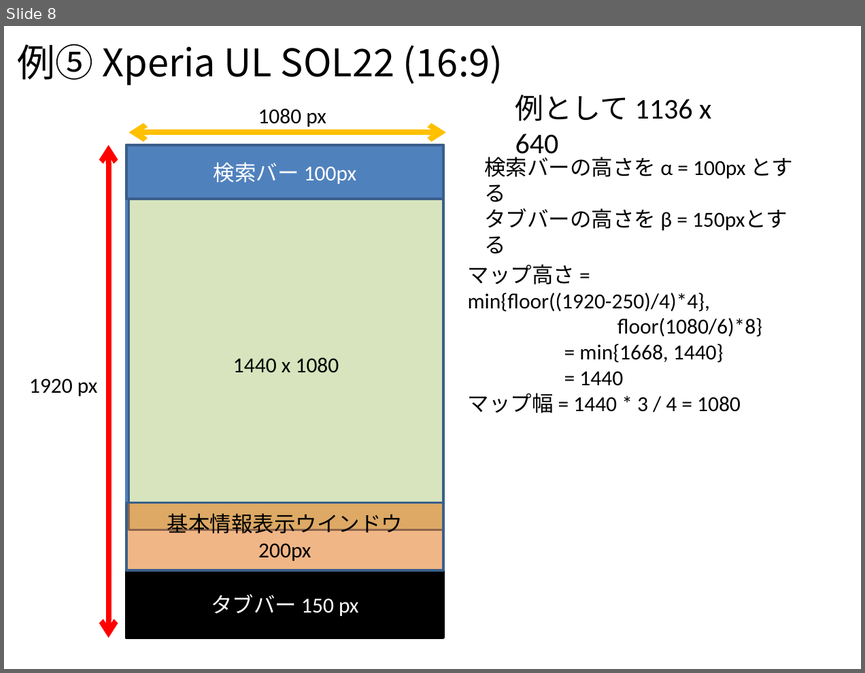
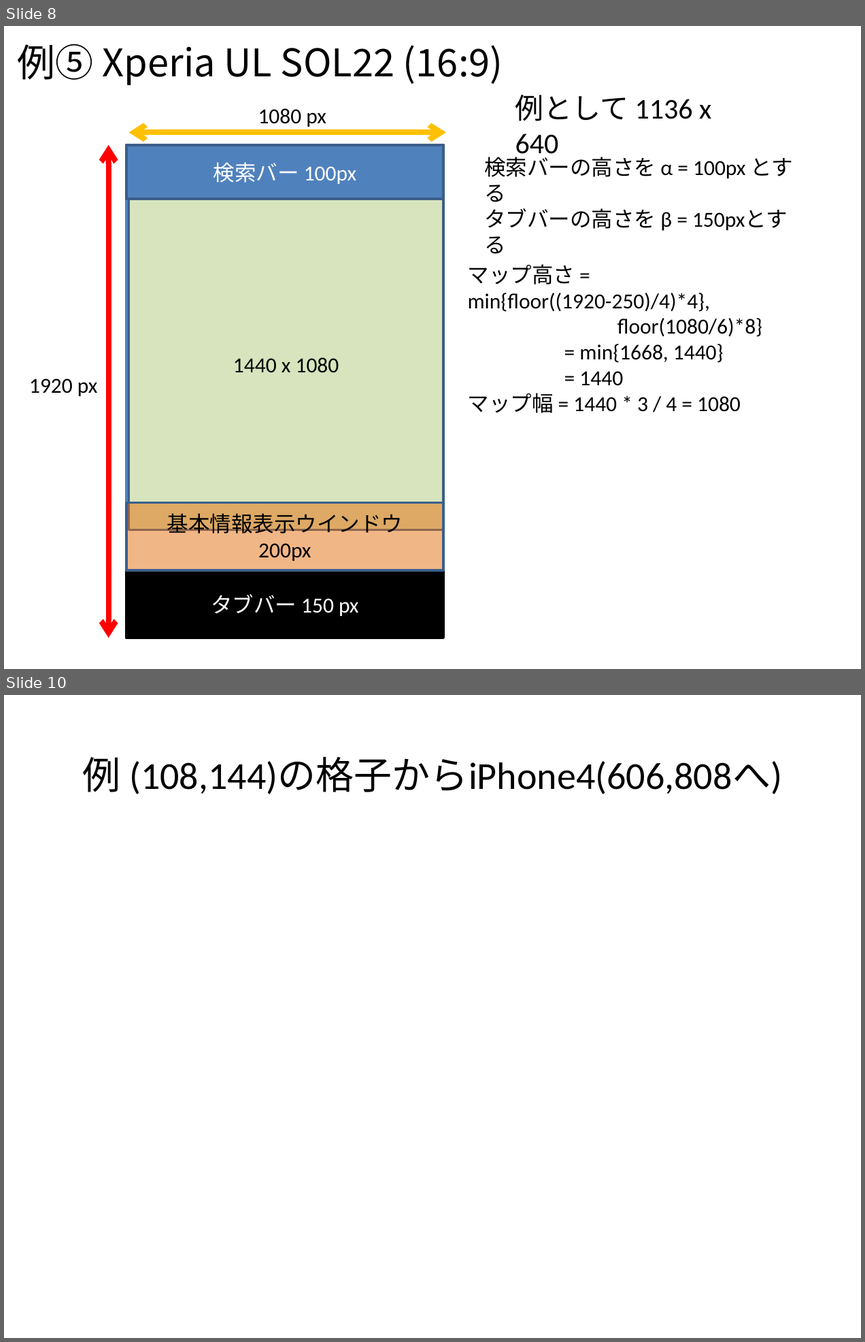
Before and after one commit to Tsukuba-SAY/documents, a slide deck: レイアウトに関する要求.pptx. Shown one above the other, each under a label of ours: slide 8 before the commit, slides 8 and 10 after it; the slides between them are not shown. The pictures are 865x673 and 865x1342 pixels, drawn with LibreOffice and Linux fonts; fonts in the diff are those of the drawing; grey boxes stand for pictures. Boxes give left, top, right and bottom in pixels: in the first picture for what was removed or moved away, otherwise in the second. Text is boxed around its words. In the diff, an @@ line names an element or a change of style, - is before the commit and + after.

Commit message:
格子データから画面へのマッピング方法について加えました。

```diff
--- a/レイアウトに関する要求.pptx
+++ b/レイアウトに関する要求.pptx
@@ slide 10 added at (4,695,861,1338), background #FFFFFF @@
@@ title added at (83,757,782,794), 32 pt, text #000000 @@
+例 (108,144)の格子からiPhone4(606,808へ)
```
Also in this commit, not shown: 1 slide changed, 1 other slide added.
